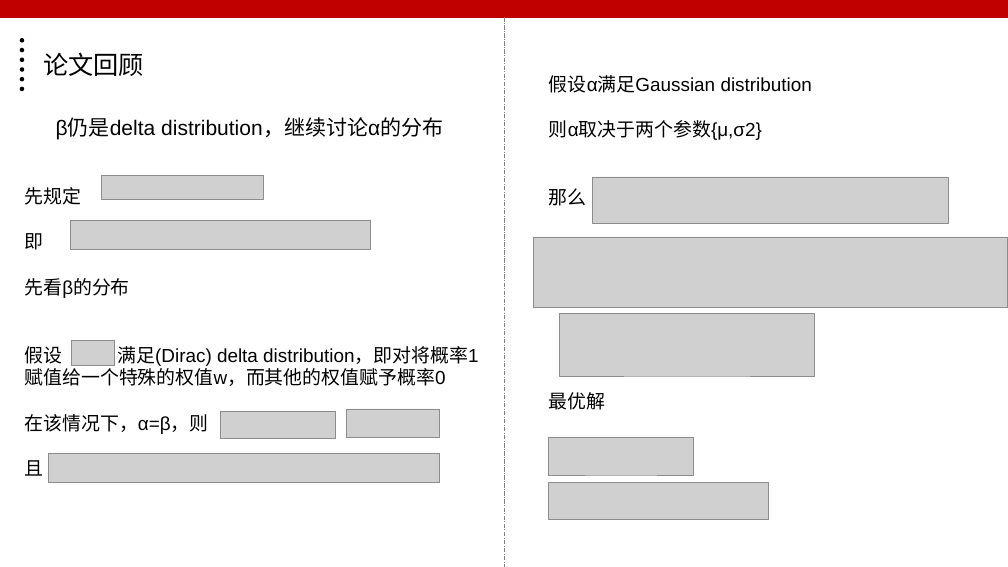
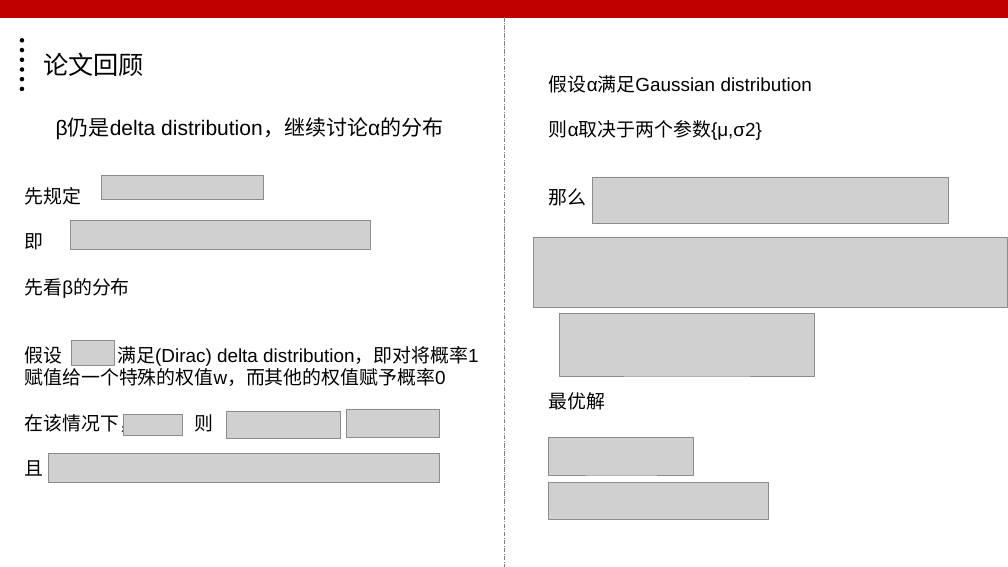
Before and after one commit to liuyongjie985/adadelta_weight_noise, a slide deck: slide 6 of adadelta+weight_noise.pptx. Drawn at 1008x567 pixels with LibreOffice and Linux fonts; fonts in the diff are those of the drawing; grey boxes stand for pictures. Boxes give left, top, right and bottom in pixels: in the first picture for what was removed or moved away, otherwise in the second. Text is boxed around its words. In the diff, an @@ line names an element or a change of style, - is before the commit and + after.

```diff
--- a/adadelta+weight_noise.pptx
+++ b/adadelta+weight_noise.pptx
@@ text at box(25, 414, 214, 435): text changed @@
-在该情况下，α=β，则
+在该情况下， ，则
@@ picture added at box(123, 414, 182, 436) @@
@@ picture: place and size @@
-picture at box(221, 411, 335, 439)
+picture at box(227, 411, 341, 439)
```
Also in this commit, not shown: 3 other slides changed, 1 other file.
